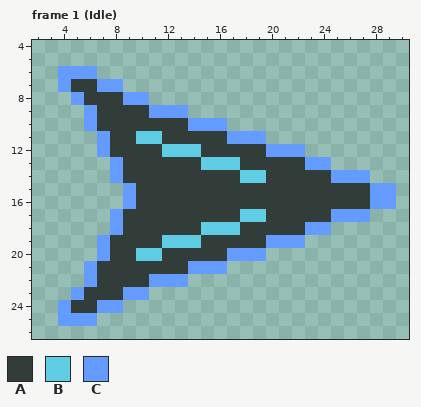
File history of a pixel-art file, Assets/Sprites/player.ase. Above, as it was before the edit.
32x32 pixels, 7 frames. Shown: frame 1 (Idle): x 2..30, y 4..26. The commit also changed other frames, which this record leaves out.
Visible layers, top first: "Charge", "Player".
Palette (. is transparent): A #323c39  B #5fcde4  C #639bff
Pixels before, frame 1 (Idle), first column x 4:
 6 CCC.......................
 7 CAACC.....................
 8 .CAAACC...................
 9 ..CAAAACCC................
10 ..CAAAAAAACCC.............
11 ...CAABBAAAAACCC..........
12 ...CAAAABBBAAAAACCC.......
13 ....CAAAAAABBBAAAAACC.....
14 ....CAAAAAAAAABBAAAAACCC..
15 .....CAAAAAAAAAAAAAAAAAACC
16 .....CAAAAAAAAAAAAAAAAAACC
17 ....CAAAAAAAAABBAAAAACCC..
18 ....CAAAAAABBBAAAAACC.....
19 ...CAAAABBBAAAAACCC.......
20 ...CAABBAAAAACCC..........
21 ..CAAAAAAACCC.............
22 ..CAAAACCC................
23 .CAAACC...................
24 CAACC.....................
25 CCC.......................
The result:
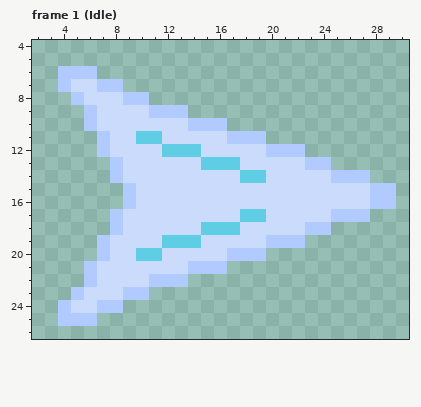
What changed:
colour A: #323c39 -> #cbdbfc
colour C: #639bff -> #b1caff
Changed places in both pictures, as pixel boxes (x1, y1, x2, y2):
changed: (58, 66, 396, 326)
